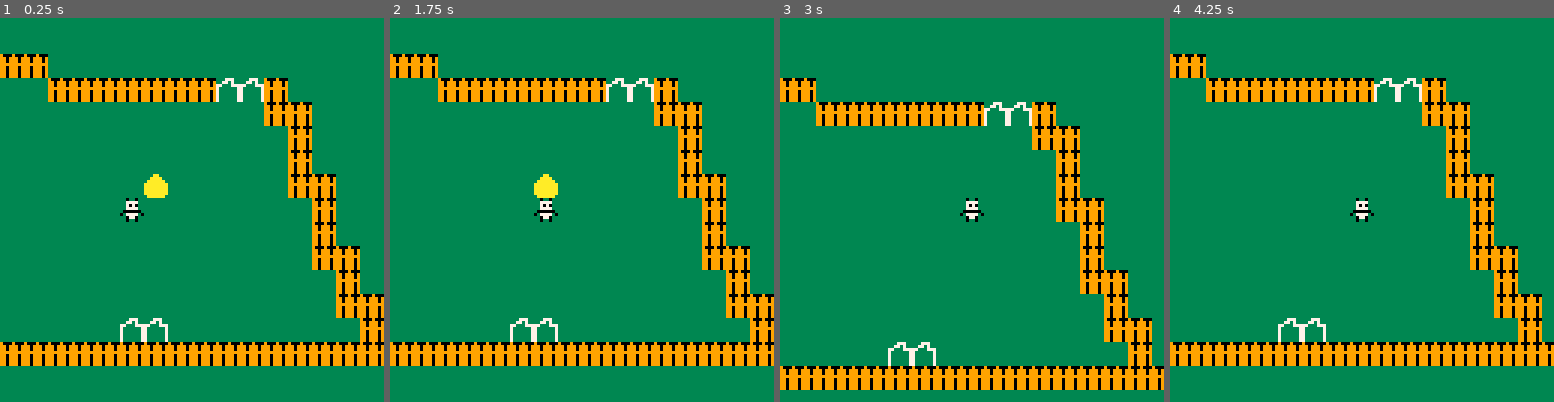
Above: before the commit, frames 1-4 (left to right).
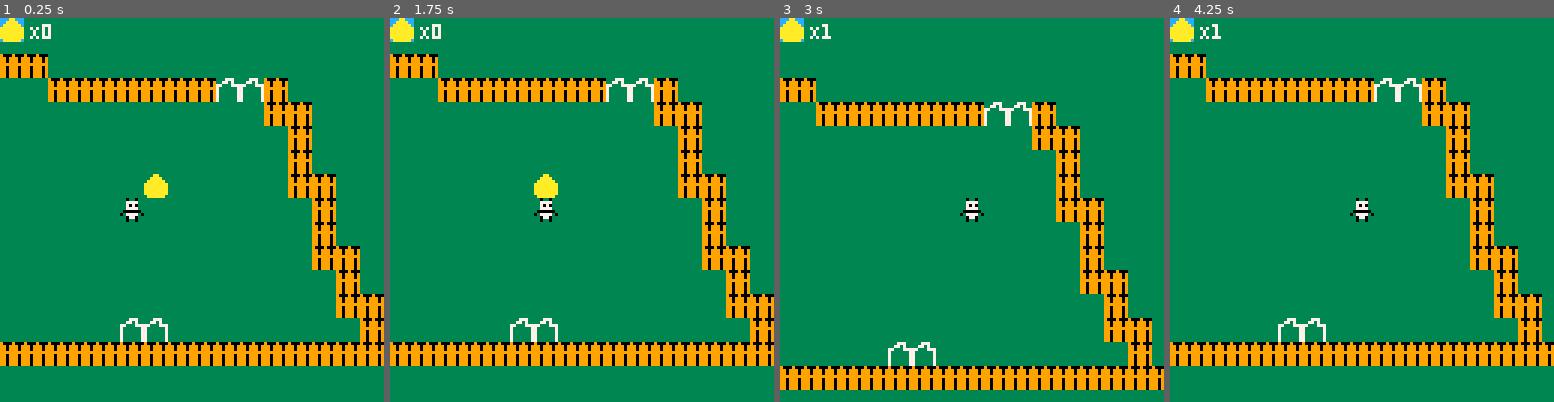
Above: after the commit, the same moments.

Repository: adatechschool/projet-collectif-pico8-marvelous_panda
Game: PICO-8 cartridge mon_petit_zoo.p8
Same seed, same stepped clock (60 frames per second), same inputs: the game is played once before the commit and once after it.
Inputs:
- Up to frame 1 (0.25 s): no input
- Up to frame 2 (1.75 s): hold Right from 1.6 s (still down)
- Up to frame 3 (3 s): release Right at 2.1 s; hold Up 2.15-2.42 s; hold Right from 2.47 s (still down)
- Up to frame 4 (4.25 s): release Right at 3.03 s; hold Left 3.08-3.58 s; hold Down 3.63-3.97 s; hold Right from 4.02 s (still down)

The runs differ from the first frame. In frame 1, 0.5% of the frame differs, in the area x 0-14%, y 0-7%; in frame 2, 0.5%; in frame 3, 0.5%; in frame 4, 0.5%.

Commit message:
ajout de ui_draw et open_door_poule ; réorganisation des onglets

Diff:
--- a/mon_petit_zoo.p8
+++ b/mon_petit_zoo.p8
@@ -15,6 +15,7 @@
 	cls(3)
 	draw_map()
 	draw_player()
+	draw_ui()
 end
 -->8
 --map
@@ -82,13 +83,6 @@
   end
 end
 
-function interact(x,y)
- if check_flag(1,x,y)
-  then pick_up_oeuf(x,y)
- end
-end
-
-
 function draw_player()
  palt(0,false)
  palt(12,true)
@@ -102,11 +96,30 @@
  next_tile(x,y)
  p.oeufs+=1
 end
--->8
+
+function interact(x,y)
+	if check_flag(1,x,y) then
+	 pick_up_oeuf(x,y)
+	elseif check_flag(2,x,y)
+	and p.oeufs>0 then
+		open_door_poule(x,y)
+ end
+end
+
 function draw_ui()
- spr(15,2,2)
--- print("X"..p.oeufs,)
-end
+	camera()
+ spr(15)
+ print("X"..p.oeufs,10,2,7)
+end
+
+-->8
+-- open_door
+
+function open_door_poule(x,y)
+	next_tile(x,y)
+	p.oeufs-=1
+end
+
 __gfx__
 0000000000000000000000003333333300990000bbbbbbbb11111111cc0cc0cb90009000ccc777cceeeeeeee99999999eeeeeeee4444444400999900cccaaccc
 0000000000000000000000003333333300990000bbbbbbbb11111111cc7777cb99099909cc77c7cce000000e90000009e000000e0004000009900990ccaaaacc
@@ -116,14 +129,14 @@
 0007700000077777777770003333333300990000bbbbb9bb111111110c7777cb990999097cccccc7e000000000000009e00eee000004000099000009aaaaaaaa
 0070070000777117711777003333333300990000bbbb9a9b11111111cc0770cc990999097cccccc7e000000090000009e0000eee0004000009900099aaaaaaaa
 0000000000777117711777003333333300990000bbbbb9bb11111111cc0cc0cc990999097cccccc7e000000099999999e000000e0004000000999990caaaaaac
-33333333007777777777770000aaaa00cc0cc0cc0000000000000000000000000000000000000000000000000000000000000000000000000000000000000000
-33333333000011777711000000a00aaacc7777cc0000000000000000000000000000000000000000000000000000000000000000000000000000000000000000
-3333333300007777777700000aa0000acc7070cc0000000000000000000000000000000000000000000000000000000000000000000000000000000000000000
-333333330111777777771110aa000000cc7777cc0000000000000000000000000000000000000000000000000000000000000000000000000000000000000000
-333333330011777777771100aa0000aac000000c0000000000000000000000000000000000000000000000000000000000000000000000000000000000000000
-3333333300007770077700000aa00aa00c7777c00000000000000000000000000000000000000000000000000000000000000000000000000000000000000000
-33333333000011100111000000aaaa00cc0770cc0000000000000000000000000000000000000000000000000000000000000000000000000000000000000000
-33333333000000000000000000000000cc0cc0cc0000000000000000000000000000000000000000000000000000000000000000000000000000000000000000
+33333333007777777777770000aaaa00cc0cc0cc00000000000000000000000000000000cccccccccccccccc0000000000000000000000000000000000000000
+33333333000011777711000000a00aaacc7777cc00000000000000000000000000000000ccc88ccccccccccc0000000000000000000000000000000000000000
+3333333300007777777700000aa0000acc7070cc00000000000000000000000000000000cc8cc8cccccccccc0000000000000000000000000000000000000000
+333333330111777777771110aa000000cc7777cc00000000000000000000000000000000c8cccc8ccccccccc0000000000000000000000000000000000000000
+333333330011777777771100aa0000aac000000c00000000000000000000000000000000c8cccc8ccccccccc0000000000000000000000000000000000000000
+3333333300007770077700000aa00aa00c7777c000000000000000000000000000000000c8cccc8ccccccccc0000000000000000000000000000000000000000
+33333333000011100111000000aaaa00cc0770cc00000000000000000000000000000000c8cccc8ccccccccc0000000000000000000000000000000000000000
+33333333000000000000000000000000cc0cc0cc00000000000000000000000000000000c8cccc8ccccccccc0000000000000000000000000000000000000000
 00000000000000000000000000000000000000000000000000000000000000000000000000000000000000000000000000000000000000000000000000000000
 00000000000000000000000000000000000000000000000000000000000000000000000000000000000000000000000000000000000000000000000000000000
 00000000000000000000000000000000000000000000000000000000000000000000000000000000000000000000000000000000000000000000000000000000
@@ -204,7 +217,7 @@
 00000000000000000000000000000000000000000000000000000000000000000000000000000000000000000000000000000000000000000000000000000000
 30303030303030303030303030303030303030303030303030303030303030303030303030303030303030303030303030303030303030303030300000000000
 __gff__
-0001000000000000010000000000000200010100000000000000000000000000000000000000000000000000000000000000000000000000000000000000000000000000000000000000000000000000000000000000000000000000000000000000000000000000000000000000000000000000000000000000000000000000
+0000000000000000010000000000000200000100000000000005000000000000000000000000000000000000000000000000000000000000000000000000000000000000000000000000000000000000000000000000000000000000000000000000000000000000000000000000000000000000000000000000000000000000
 0000000000000000000000000000000000000000000000000000000000000000000000000000000000000000000000000000000000000000000000000000000000000000000000000000000000000000000000000000000000000000000000000000000000000000000000000000000000000000000000000000000000000000
 __map__
 0303030303030303030303030303030303030303030308030303030308030303030303030303030303030303030303080303030303030303030303030303030000000000000000000000000000000000000000000000000000000000000000000000000000000000000000000000000000000000000000000000000000000000
@@ -227,9 +240,9 @@
 0303030303030303030303030303030303080303030303030303080803030303030303030903030303130303030303080303030303030303030303030303030000000000000000000000000000000000000000000000000000000000000000000000000000000000000000000000000000000000000000000000000000000000
 0303030303030303030303030303030303080303030303030308080303030303030303080803030303030303030303080303030303030303030303030303030000000000000000000000000000000000000000000000000000000000000000000000000000000000000000000000000000000000000000000000000000000000
 0808030303030303030303030303030303080303030303030808030303030303030303030808030303030303030303080303030303030303030303030303030000000000000000000000000000000000000000000000000000000000000000000000000000000000000000000000000000000000000000000000000000000000
-0303080808080808080909080303030303030808030308080803030308080808030303030308080808080808080808080303030303030303030303030303030000000000000000000000000000000000000000000000000000000000000000000000000000000000000000000000000000000000000000000000000000000000
-0303030303030303030303080803030303030308080803030303030909030308080303030303030303030303030303080303030303030303030303030303030000000000000000000000000000000000000000000000000000000000000000000000000000000000000000000000000000000000000000000000000000000000
-0303030303030303030303030803030303030303030303030308090303030303080303030303030303030303030303080303030303030303030303030303030000000000000000000000000000000000000000000000000000000000000000000000000000000000000000000000000000000000000000000000000000000000
+0303080808080808080909080303030303030808030308080803031908080808030303030308080808080808080808080303030303030303030303030303030000000000000000000000000000000000000000000000000000000000000000000000000000000000000000000000000000000000000000000000000000000000
+0303030303030303030303080803030303030308080803030303190303030308080303030303030303030303030303080303030303030303030303030303030000000000000000000000000000000000000000000000000000000000000000000000000000000000000000000000000000000000000000000000000000000000
+0303030303030303030303030803030303030303030303030308030303030303080303030303030303030303030303080303030303030303030303030303030000000000000000000000000000000000000000000000000000000000000000000000000000000000000000000000000000000000000000000000000000000000
 0303030303030303030303030803030303030303030303080808030303030303080803030303030303030303080808080303030303030303030303030303030000000000000000000000000000000000000000000000000000000000000000000000000000000000000000000000000000000000000000000000000000000000
 0303030303030f03030303030808030303030303030808080303030303030303030803030303090909080808030303080303030303030303030303030303030000000000000000000000000000000000000000000000000000000000000000000000000000000000000000000000000000000000000000000000000000000000
 0303030303030303030303030308030303030303030803030303030303030303030803030303080303030303030303080303030303030303030303030303030000000000000000000000000000000000000000000000000000000000000000000000000000000000000000000000000000000000000000000000000000000000
